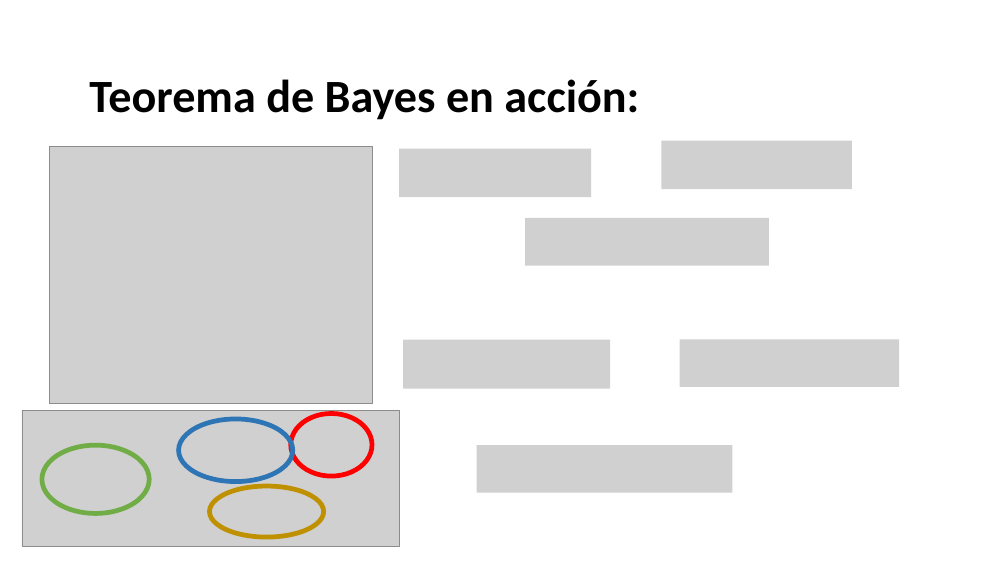
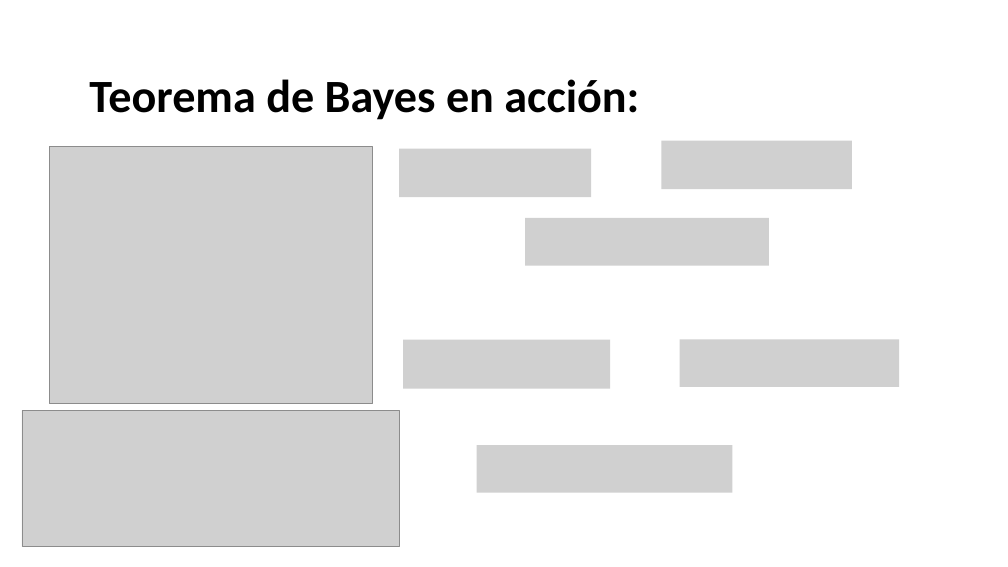
Before and after one commit to Adrifelcha/afchavez-019, a slide deck: slide 50 of Lab25/Adjuntías/2020-2/InferenciaBayesiana.pptx. Drawn at 1008x567 pixels with LibreOffice and Linux fonts; fonts in the diff are those of the drawing; grey boxes stand for pictures. Boxes give left, top, right and bottom in pixels: in the first picture for what was removed or moved away, otherwise in the second. Text is boxed around its words. In the diff, an @@ line names an element or a change of style, - is before the commit and + after.

```diff
--- a/Lab25/Adjuntías/2020-2/InferenciaBayesiana.pptx
+++ b/Lab25/Adjuntías/2020-2/InferenciaBayesiana.pptx
@@ ellipse removed at (178, 419, 293, 482) @@
@@ ellipse removed at (291, 414, 372, 476) @@
@@ ellipse removed at (42, 445, 149, 513) @@
@@ ellipse removed at (209, 486, 324, 538) @@
```
Also in this commit, not shown: 10 other slides changed, 6 slides added, 21 slides removed, 7 other files.
